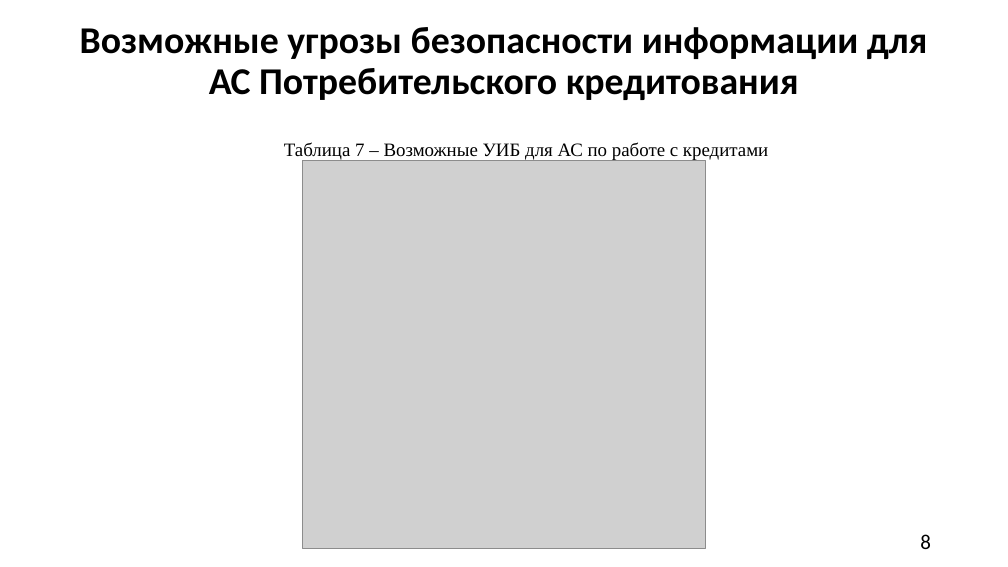
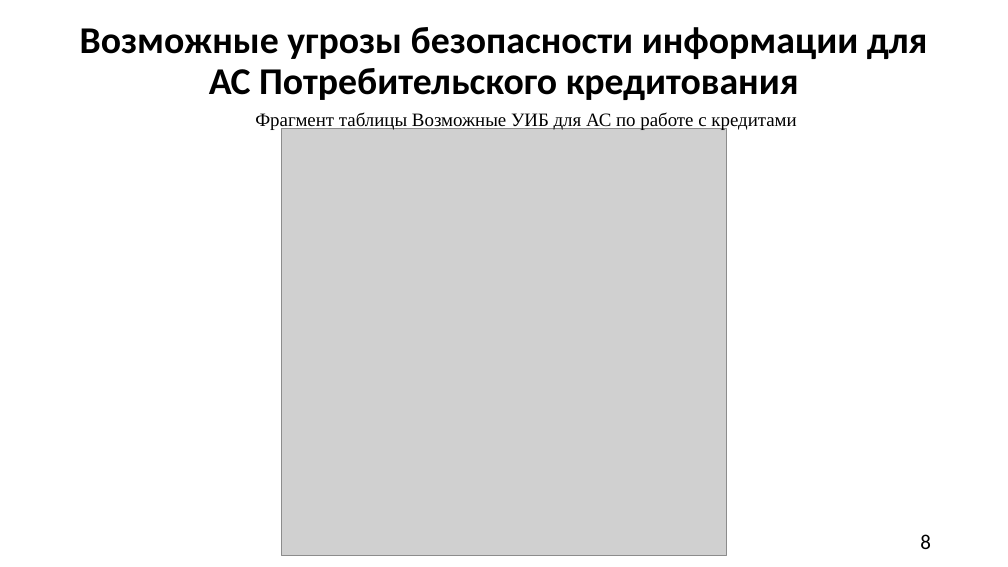
Before and after one commit to A1ex1in/3k2sKursachi, a slide deck: slide 8 of анацкая/КП/КР ЧигаревА.Ю. БИб-21Э1 ТПЗАС.pptx. Drawn at 1008x567 pixels with LibreOffice and Linux fonts; fonts in the diff are those of the drawing; grey boxes stand for pictures. Boxes give left, top, right and bottom in pixels: in the first picture for what was removed or moved away, otherwise in the second. Text is boxed around its words. In the diff, an @@ line names an element or a change of style, - is before the commit and + after.

```diff
--- a/анацкая/КП/КР ЧигаревА.Ю. БИб-21Э1 ТПЗАС.pptx
+++ b/анацкая/КП/КР ЧигаревА.Ю. БИб-21Э1 ТПЗАС.pptx
@@ text at (x1=255, y1=112, x2=796, y2=131): text changed @@
-Таблица 7 – Возможные УИБ для АС по работе с кредитами
+Фрагмент таблицы Возможные УИБ для АС по работе с кредитами
@@ picture resized from (x1=302, y1=160, x2=706, y2=548) to (x1=282, y1=129, x2=727, y2=556) @@
```
Also in this commit, not shown: 5 other slides changed, 3 slides added, 1 other file.
